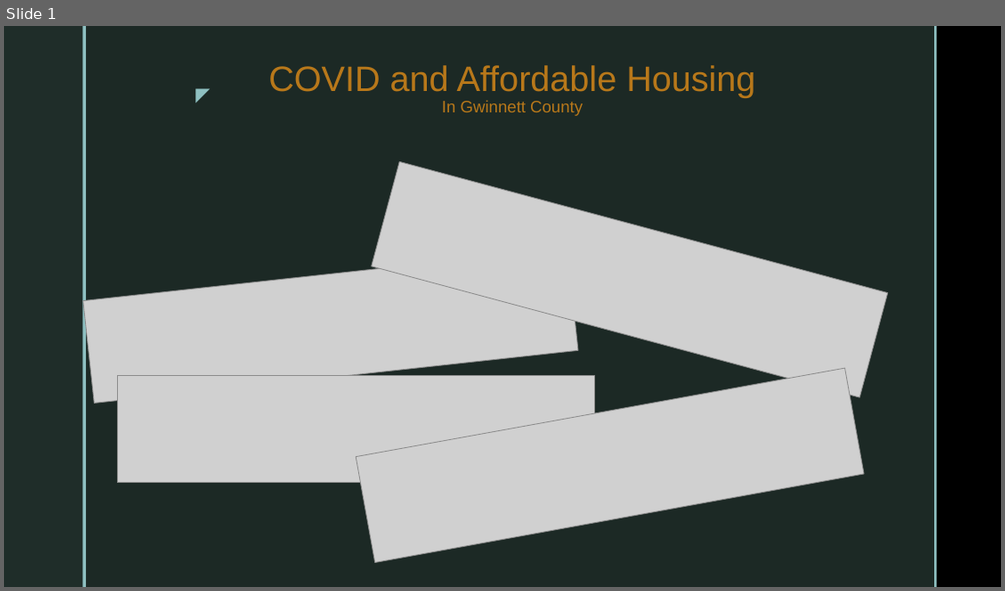
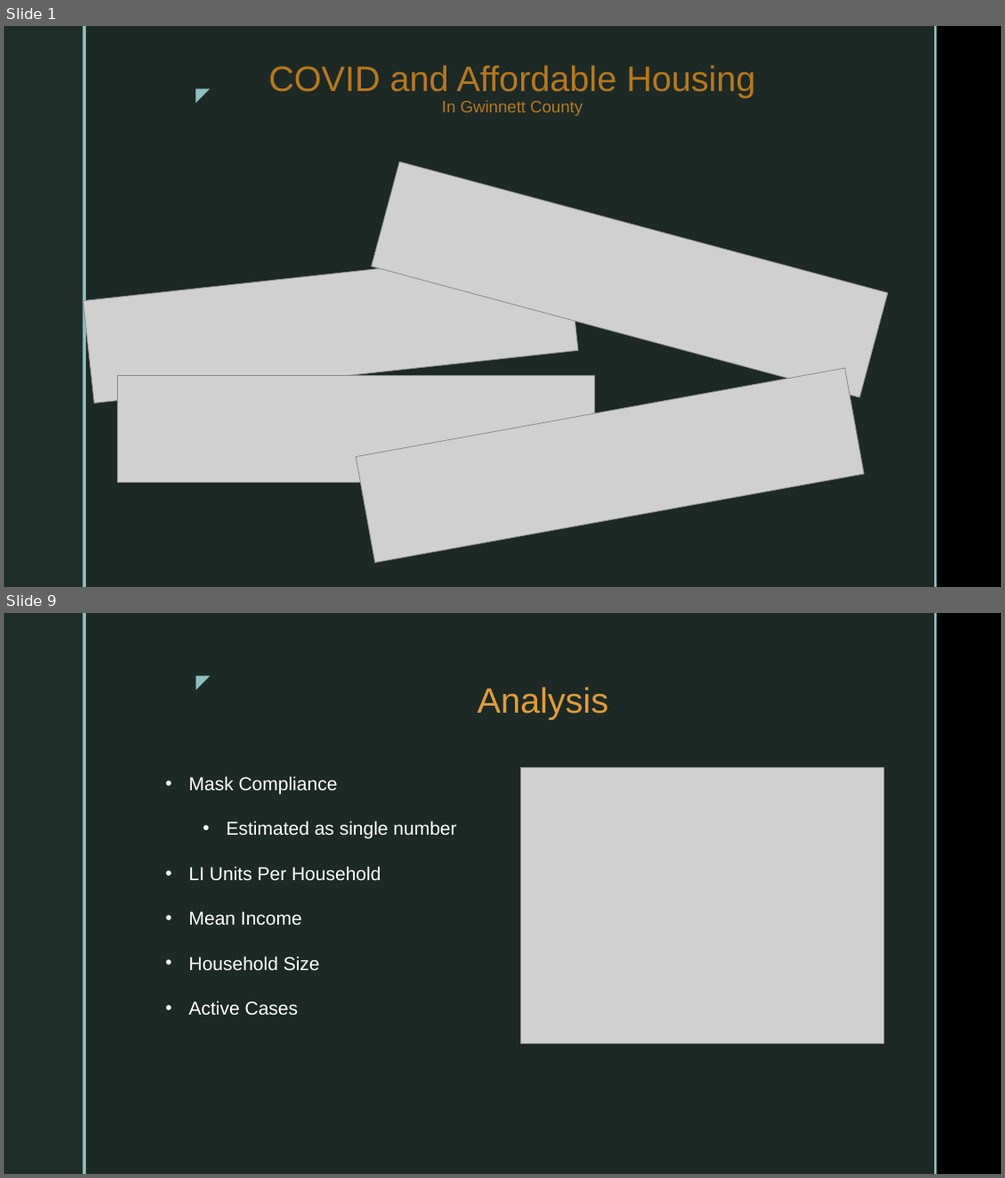
Before and after one commit to CaseCal/housing-covid-transmission, a slide deck: COVID and Affordable Housing.pptx. Shown one above the other, each under a label of ours: slide 1 before the commit, slides 1 and 9 after it; the slides between them are not shown. The pictures are 1005x591 and 1005x1178 pixels, drawn with LibreOffice and Linux fonts; fonts in the diff are those of the drawing; grey boxes stand for pictures; background and template pictures are left out. Boxes give left, top, right and bottom in pixels: in the first picture for what was removed or moved away, otherwise in the second. Text is boxed around its words. In the diff, an @@ line names an element or a change of style, - is before the commit and + after.

```diff
--- a/COVID and Affordable Housing.pptx
+++ b/COVID and Affordable Housing.pptx
@@ slide 9 added at [4,613,1001,1174], background picture (left out); not listed: 5 template elements that a slide beside it also shows @@
@@ title added at [477,687,608,720], 34 pt, text #E29C36 @@
+Analysis
@@ picture added at [521,767,883,1044] @@
@@ text added at [189,776,456,1014], 18 pt, text #FFFFFF @@
+• Mask Compliance
+  • Estimated as single number
+• LI Units Per Household
+• Mean Income
+• Household Size
+• Active Cases
```
Also in this commit, not shown: 2 slides changed, 7 other slides added, 1 other file.
